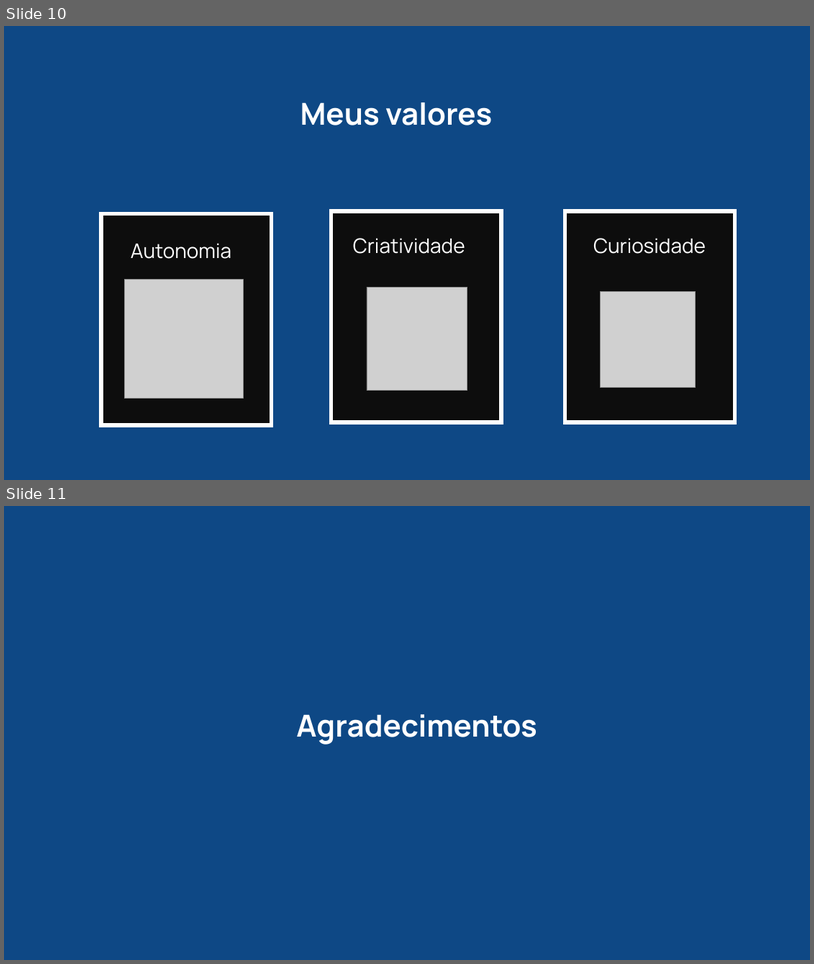
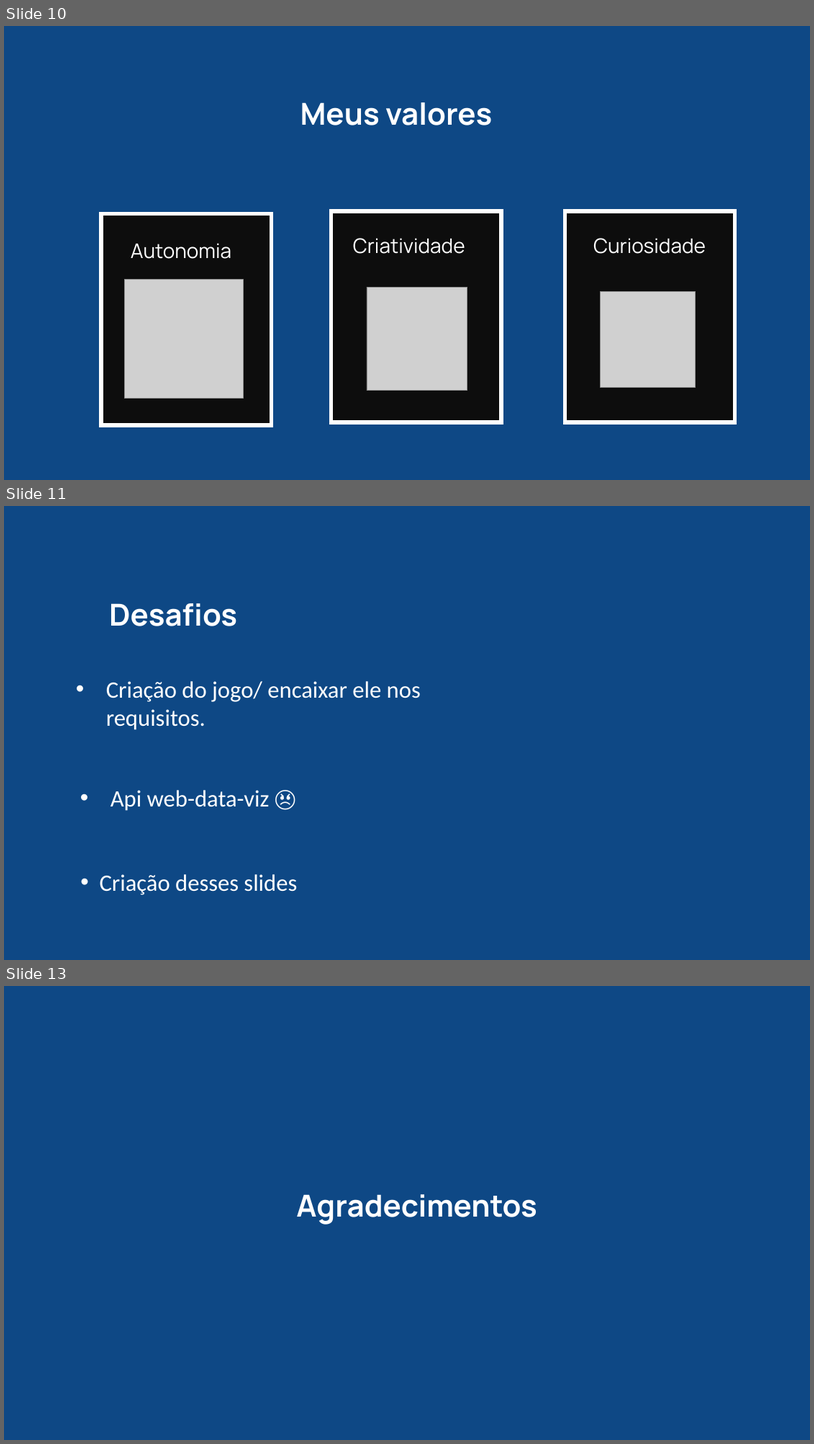
Before and after one commit to lucaslrodrigues/Projeto-individual, a slide deck: ppt/PI.pptx. Shown one above the other, each under a label of ours: slides 10 and 11 before the commit, slides 10, 11 and 13 after it; the slides between them are not shown. The pictures are 814x964 and 814x1444 pixels, drawn with LibreOffice and Linux fonts; fonts in the diff are those of the drawing; grey boxes stand for pictures; background and template pictures are left out. Boxes give left, top, right and bottom in pixels: in the first picture for what was removed or moved away, otherwise in the second. Text is boxed around its words. In the diff, an @@ line names an element or a change of style, - is before the commit and + after.

```diff
--- a/ppt/PI.pptx
+++ b/ppt/PI.pptx
@@ slide 11 added at [4,506,810,960], background #0E4885 @@
@@ title added at [109,603,237,626], 36 pt, text #FFFFFF, bold @@
+Desafios
@@ text added at [106,681,421,730], 28 pt, text #FFFFFF @@
+• Criação do jogo/ encaixar ele nos requisitos.
@@ text added at [111,790,270,811], 28 pt, text #FFFFFF @@
+• Api web-data-viz 😠
@@ text added at [100,874,297,895], 28 pt, text #FFFFFF @@
+• Criação desses slides
@@ what was slide 11 is now slide 13 @@
```
Also in this commit, not shown: 7 slides changed, 2 other slides added, 1 slide removed, 19 other files.
